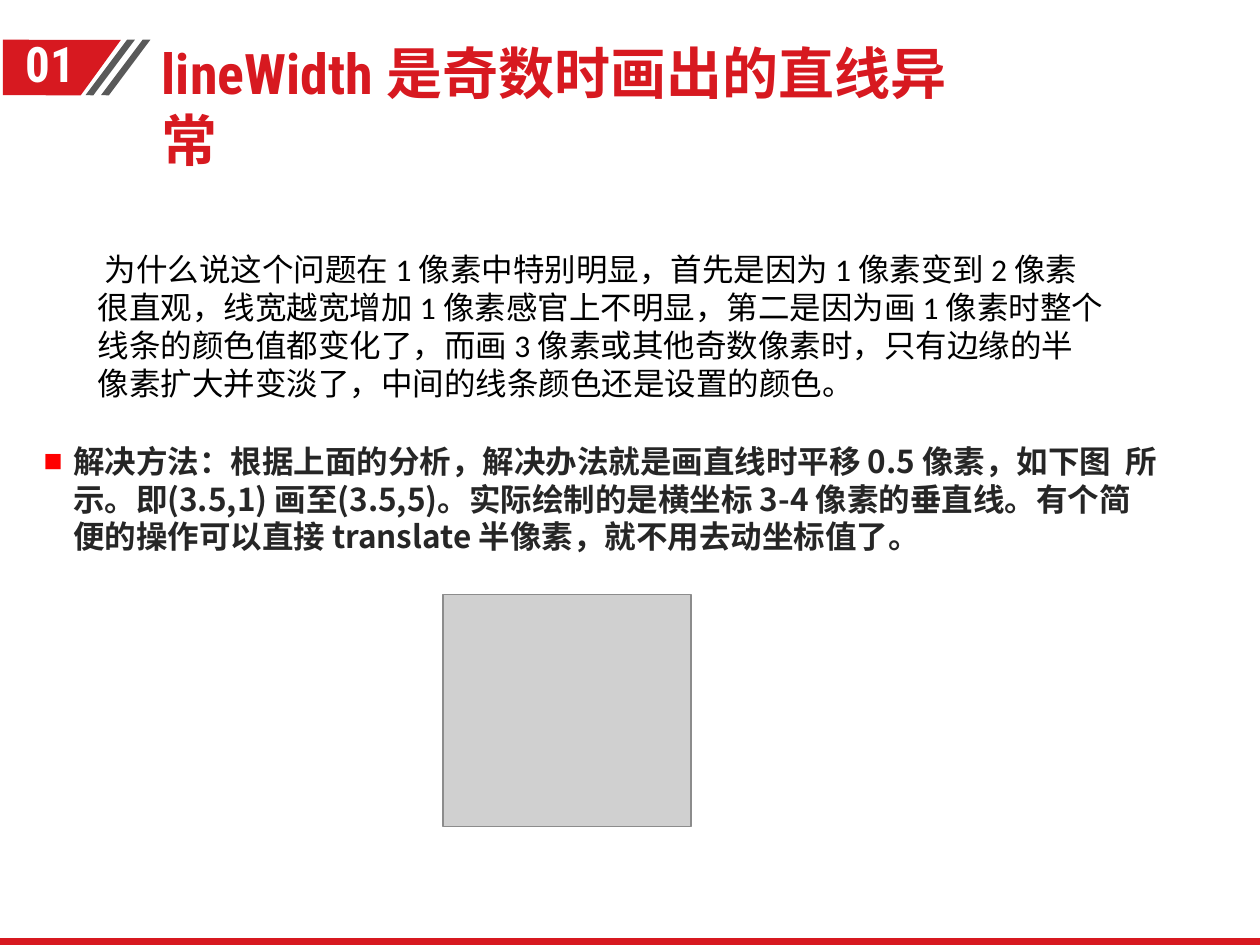
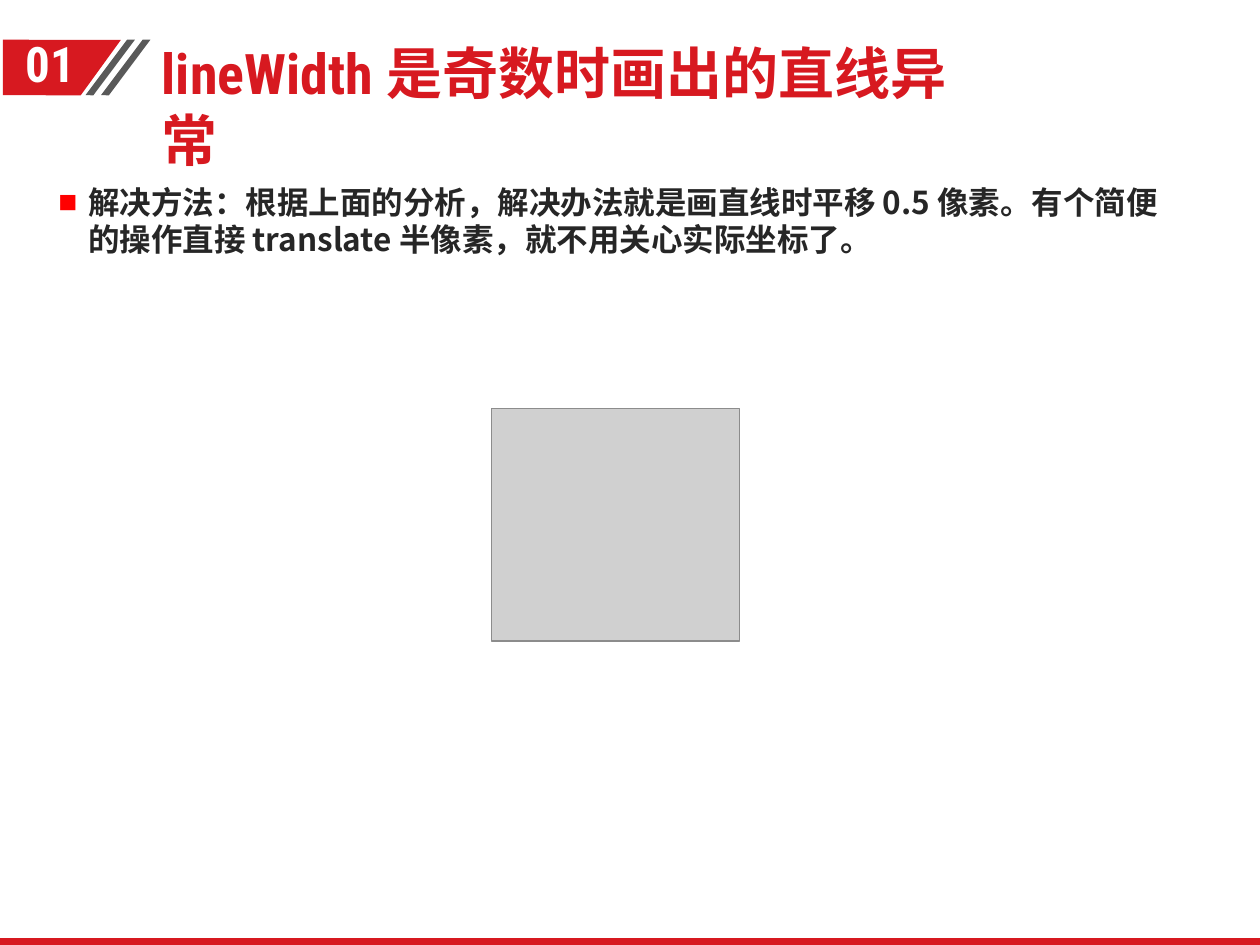
Before and after one commit to Yuchaocheng/canvas, a slide deck: slide 12 of canvas基础分享.pptx. Drawn at 1260x945 pixels with LibreOffice and Linux fonts; fonts in the diff are those of the drawing; grey boxes stand for pictures; background and template pictures are left out. Boxes give left, top, right and bottom in pixels: in the first picture for what was removed or moved away, otherwise in the second. Text is boxed around its words. In the diff, an @@ line names an element or a change of style, - is before the commit and + after.

```diff
--- a/canvas基础分享.pptx
+++ b/canvas基础分享.pptx
@@ text at (88, 187, 1157, 255): text changed @@
-■ 解决方法：根据上面的分析，解决办法就是画直线时平移 0.5 像素，如下图 所示。即(3.5,1) 画至(3.5,5)。实际绘制的是横坐标 3-4 像素的垂直线。有个简便的操作可以直接 translate 半像素，就不用去动坐标值了。
+■ 解决方法：根据上面的分析，解决办法就是画直线时平移 0.5 像素。有个简便的操作直接 translate 半像素，就不用关心实际坐标了。
@@ text removed at (98, 254, 1104, 398) @@
-为什么说这个问题在 1 像素中特别明显，首先是因为 1 像素变到 2 像素很直观，线宽越宽增加 1 像素感官上不明显，第二是因为画 1 像素时整个线条的颜色值都变化了，而画 3 像素或其他奇数像素时，只有边缘的半像素扩大并变淡了，中间的线条颜色还是设置的颜色。
@@ picture: place and size @@
-picture at (444, 595, 692, 827)
+picture at (491, 408, 740, 640)
```
Also in this commit, not shown: 13 other slides changed.
